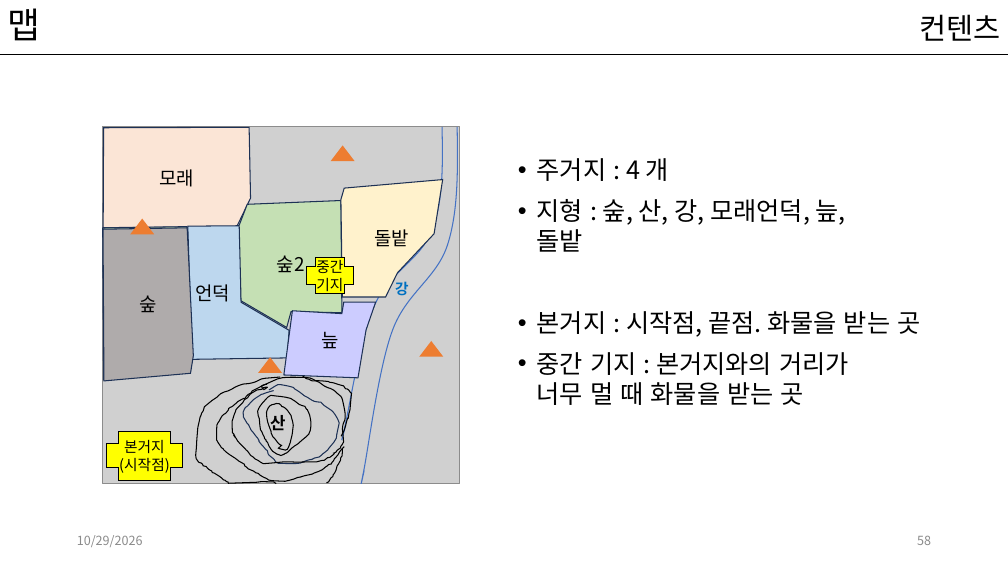
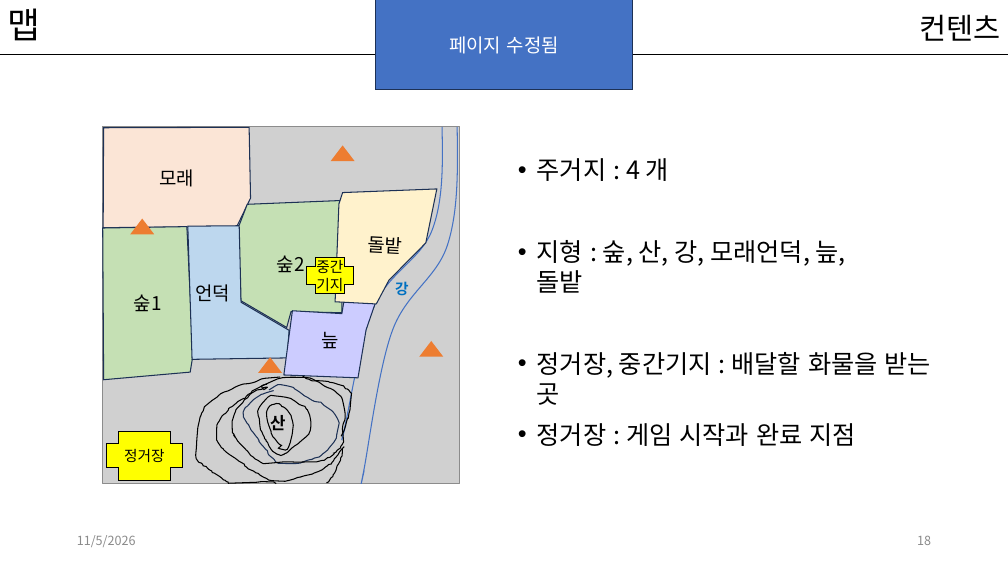
Before and after one commit to kwakyerin/2026_Graduation_Project, a slide deck: slide 18 of documents/HyunahKwon/01_works/01_designing/01_for_teammates/배트와 달트_기획.pptx (slide 58 before the commit). Drawn at 1008x567 pixels with LibreOffice and Linux fonts; fonts in the diff are those of the drawing; grey boxes stand for pictures. Boxes give left, top, right and bottom in pixels: in the first picture for what was removed or moved away, otherwise in the second. Text is boxed around its words. In the diff, an @@ line names an element or a change of style, - is before the commit and + after.

```diff
--- a/documents/HyunahKwon/01_works/01_designing/01_for_teammates/배트와 달트_기획.pptx
+++ b/documents/HyunahKwon/01_works/01_designing/01_for_teammates/배트와 달트_기획.pptx
@@ rectangle added at (375, 0, 633, 89), fill #4472C4, outline #1E3256 1 pt, 18 pt, text #FFFFFF @@
+페이지 수정됨
@@ freeform shape "돌밭" at (333, 184, 436, 306): rotation 0 to 3 degrees; outline redrawn @@
@@ freeform shape removed at (103, 228, 193, 381) @@
-숲
@@ text at (537, 352, 931, 446): text changed @@
-• 본거지 : 시작점, 끝점. 화물을 받는 곳
-• 중간 기지 : 본거지와의 거리가
-  너무 멀 때 화물을 받는 곳
+• 정거장, 중간기지 : 배달할 화물을 받는 곳
+• 정거장 : 게임 시작과 완료 지점
@@ text in plus at (124, 449, 165, 462): text changed @@
-본거지
-(시작점)
+정거장
@@ text at (77, 535, 136, 547): text changed @@
-10/29/2026
+11/5/2026
@@ page number at (917, 536, 931, 545): text changed @@
-58
+18
```
Also in this commit, not shown: 79 other slides changed, 14 slides added, 4 slides removed, 8 other files.
